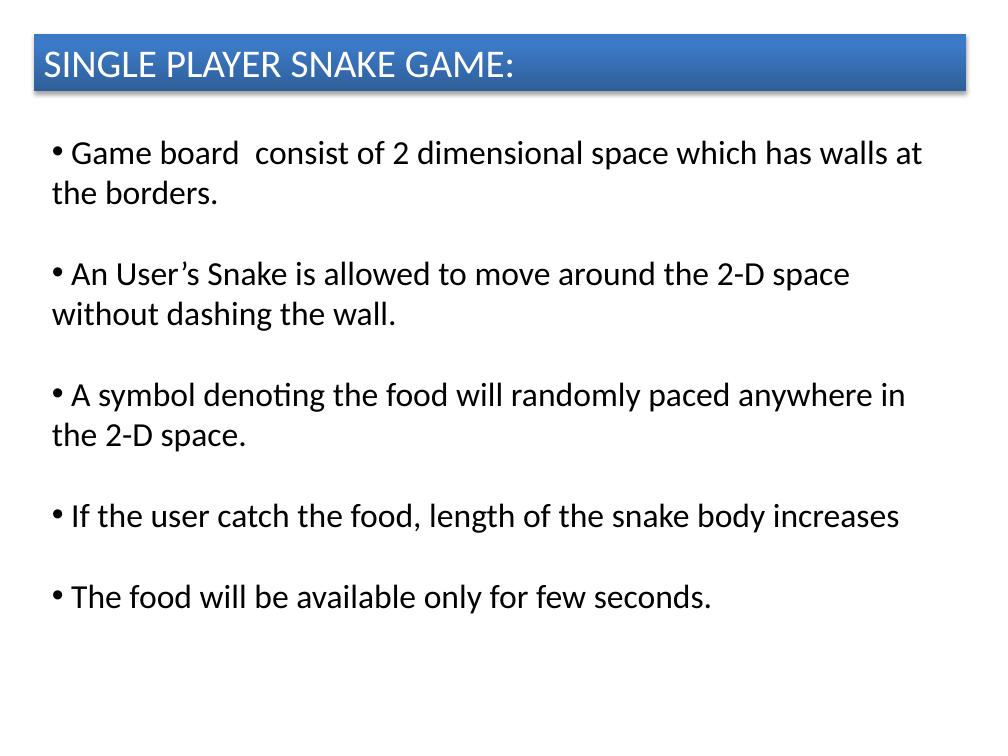
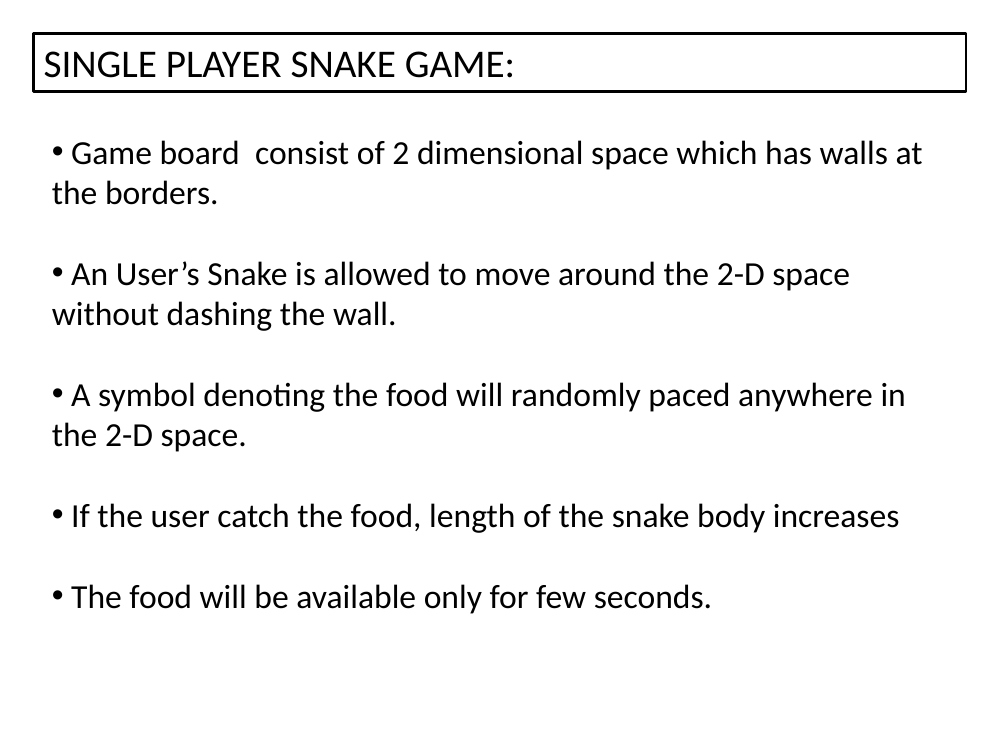
Before and after one commit to Greeny6092/Mini-Project-sem7-, a slide deck: slide 3 of presentation/AI BASED MULTIPLAYER SNAKE GAME(mini project).pptx (slide 2 before the commit). Drawn at 1008x756 pixels with LibreOffice and Linux fonts; fonts in the diff are those of the drawing. Boxes give left, top, right and bottom in pixels: in the first picture for what was removed or moved away, otherwise in the second. Text is boxed around its words. In the diff, an @@ line names an element or a change of style, - is before the commit and + after.

```diff
--- a/presentation/AI BASED MULTIPLAYER SNAKE GAME(mini project).pptx
+++ b/presentation/AI BASED MULTIPLAYER SNAKE GAME(mini project).pptx
@@ rectangle "SINGLE PLAYER SNAKE GAME:" at (33,33,966,91): text colour #FFFFFF to #000000; fill gradient #2F5F99 to #3D7CC7 to #3A7CCB to #FFFFFF; outline none to #000000 2 pt; shadow off @@
```
Also in this commit, not shown: 2 other slides changed, 1 slide added.
